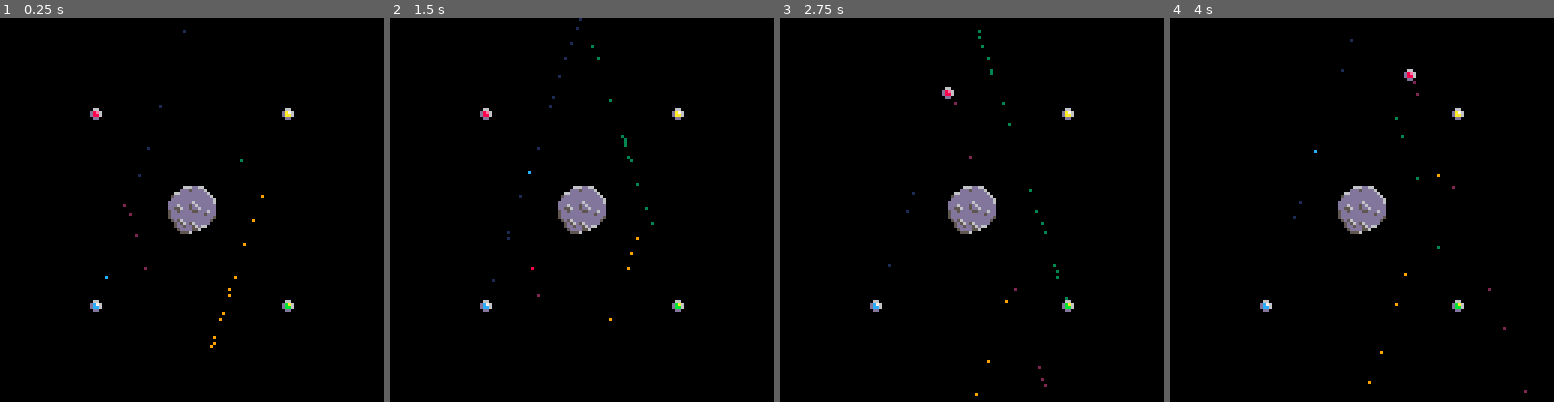
Above: before the commit, frames 1-4 (left to right).
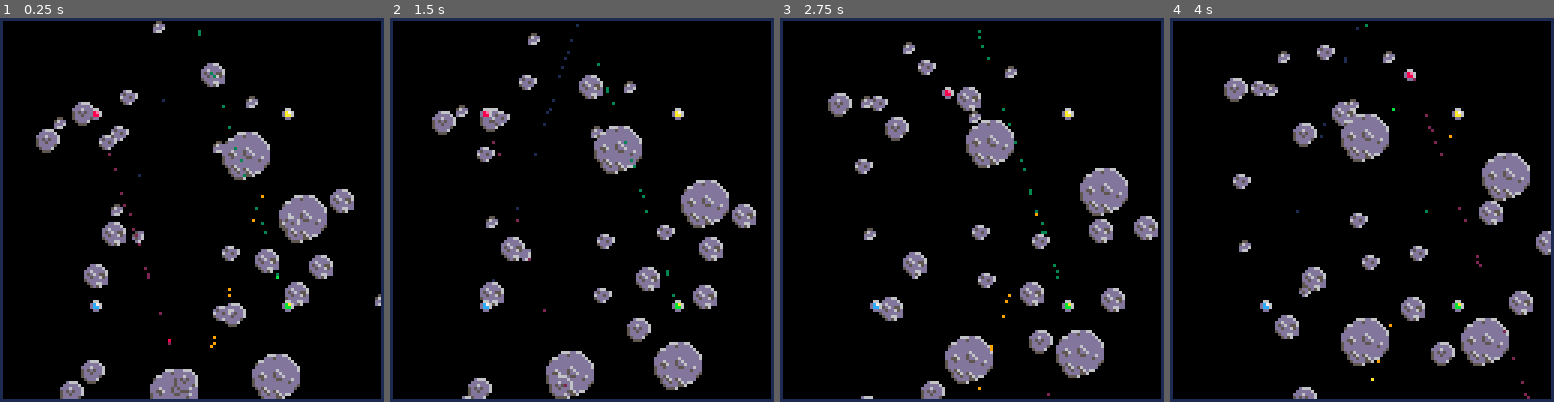
Above: after the commit, the same moments.

Repository: Ramito/PICO-8-Projects
Game: PICO-8 cartridge laserduel.p8
Two runs of this game, one before a commit and one after it. Both use one fixed random seed, a clock stepped at 60 frames per second and the inputs below.
Inputs:
- Up to frame 1 (0.25 s): no input
- Up to frame 2 (1.5 s): tap X (X key) at 0.33, 1.07 s; tap O (Z key) at 0.7 s
- Up to frame 3 (2.75 s): hold Right 1.6-2.1 s; tap O (Z key) at 1.7, 2.1, 2.5 s; tap X (X key) at 1.85 s; hold Up 2.15-2.42 s; hold Right from 2.47 s (still down)
- Up to frame 4 (4 s): tap O (Z key) at 2.9, 3.3, 3.7 s; tap X (X key) at 2.97 s; release Right at 3.03 s; hold Left 3.08-3.58 s; hold Down 3.63-3.97 s

The runs differ from the first frame. In frame 1, 14% of the frame differs, in the area x 0-100%, y 0-100%; in frame 2, 14%; in frame 3, 14%; in frame 4, 14%.

Commit message:
Spawning asteroids in the world. No asteroid sim yet.

Diff:
--- a/laserduel.p8
+++ b/laserduel.p8
@@ -14,6 +14,8 @@
 	spawn_ufo(96,32,0.7)
 	spawn_ufo(32,96,0.2)
 	spawn_ufo(96,96,-0.7)
+	setup_asteroids()
+	spawn_asteroids()
 end
 
 function _update60()
@@ -24,6 +26,7 @@
  		collide_ufos(ufos[i], ufos[j])
  	end
  end
+ foreach(all_asteroids,update_asteroid)
 --lasers
 	foreach(lasers,update_laser)
 	foreach(lasers,update_laser_hit)
@@ -31,26 +34,14 @@
 
 function _draw()
  cls(0)
+ foreach(all_asteroids,draw_asteroid)
  foreach(lasers,draw_laser)
  foreach(ufos,draw_ufo)
- spr(6,56,56,2,2)
+ rect(0,0,127,127,1)
 end
 
 -->8
 --ufo factory
-
-palettes={}
-palettes[1]={}
-palettes[2]={{8,10},{2,9},{14,7}}
-palettes[3]={{8,12},{2,1},{14,7}}
-palettes[4]={{8,11},{2,3},{14,10}}
-
-function apply_pal(indx)
- pal()
-	for v in all(palettes[indx]) do
-			pal(v[1],v[2])
-	end
-end
 
 function setup_ufos()
 --constants
@@ -289,15 +280,83 @@
 		circfill(dest.x,dest.y,2,8)
 	else
 		local o_d=origin-dest
-		local max_pts=0.174*sqrt(o_d:dot(o_d))
+		local max_pts=0.172*sqrt(o_d:dot(o_d))
 		local points=rnd(max_pts)
 		for i=1,points do
 			local alpha=rnd(1)
 			local c=2
-			if (rnd(1)<0.04) c=8
+			if (rnd(1)<0.06) c=8
 			local point=origin:scaled(alpha)+dest:scaled(1-alpha)
 		 pset(point.x,point.y,c)
 		end
+	end
+end
+-->8
+--asteroid
+
+ast_prot_map={}
+all_asteroids={}
+
+function register_ast(rad,spr_ind,spr_w)
+	local asteroid={}
+	asteroid.radius=rad
+	asteroid.sprite=spr_ind
+	asteroid.sprite_w=spr_w
+	add(ast_prot_map,asteroid)
+end
+
+function setup_asteroids()
+	register_ast(2,2,1)
+	register_ast(2,18,1)
+	register_ast(3,3,1)
+	register_ast(4,4,1)
+	register_ast(4,5,1)
+	register_ast(8,6,2)
+end
+
+function create_asteroid(x,y)
+	local pos=make_vec2(x,y)
+	local ast={}
+	ast.pos=pos
+	ast.vel=arg_vec2(rnd(1)):scaled(0.08)
+	local prot_ind=flr(rnd(#ast_prot_map))+1
+	ast.attrs=ast_prot_map[prot_ind]
+	add(all_asteroids,ast)
+end
+
+function spawn_asteroids()
+	for i=1,30 do
+		local x=rnd(128)
+		local y=rnd(128)
+		create_asteroid(x,y)
+	end
+end
+
+function update_asteroid(ast)
+	ast.pos+=ast.vel
+end
+
+function draw_asteroid(ast)
+ local attrs=ast.attrs
+	spr(attrs.sprite
+	,ast.pos.x-attrs.radius
+	,ast.pos.y-attrs.radius
+	,attrs.sprite_w
+	,attrs.sprite_w)
+end
+-->8
+--palette
+
+palettes={}
+palettes[1]={}
+palettes[2]={{8,10},{2,9},{14,7}}
+palettes[3]={{8,12},{2,1},{14,7}}
+palettes[4]={{8,11},{2,3},{14,10}}
+
+function apply_pal(indx)
+ pal()
+	for v in all(palettes[indx]) do
+			pal(v[1],v[2])
 	end
 end
 __gfx__
@@ -305,14 +364,14 @@
 00000000d8e600005dd60000d5ddd6000ddddd600ddddd600000ddd5dddd600005d5000000000000000000000000000000000000000000000000000000000000
 00700700d8860000d5d600006dd5d600dd6dddd6ddd6ddd60066ddddddddd6006d8d600000000000000000000000000000000000000000000000000000000000
 000770000dd000000d6000005dddd000d5d6d5565d5d5dd605dddddddddddd6005d5000000000000000000000000000000000000000000000000000000000000
-00077000000000000000055005d60000dd5dd65d5dd5ddd60dddddddddddddd60060000000000000000000000000000000000000000000000000000000000000
-0070070000000000000056dd000000005ddddddd5ddddd50dddddddd6dddddd60000006000000000000000000000000000000000000000000000000000000000
-00000000000000000000ddd60000000005dd66dd05ddd600ddd6ddd5d6dddddd00000d8600000000000000000000000000000000000000000000000000000000
-00000000000000000000d66000000000005d560000555000dd556dd5dd6ddddd000000d000000000000000000000000000000000000000000000000000000000
-0000000000000000000000000000000000000000000000005dd5dddd55ddd6dd0000000000000000000000000000000000000000000000000000000000000000
-0000000000000000000000000000000000000000000000005ddddddddddd5ddd0000000000000000000000000000000000000000000000000000000000000000
-0000000000000000000000000000000000000000000000005dddddddddddddd50000000000000000000000000000000000000000000000000000000000000000
-00000000000000000000000000000000000000000000000005d56ddddddddd500000000000000000000000000000000000000000000000000000000000000000
+00077000000000000000000005d60000dd5dd65d5dd5ddd60dddddddddddddd60060000000000000000000000000000000000000000000000000000000000000
+007007000000000000000000000000005ddddddd5ddddd50dddddddd6dddddd60000006000000000000000000000000000000000000000000000000000000000
+0000000000000000000000000000000005dd66dd05ddd600ddd6ddd5d6dddddd00000d8600000000000000000000000000000000000000000000000000000000
+00000000000000000000000000000000005d560000555000dd556dd5dd6ddddd000000d000000000000000000000000000000000000000000000000000000000
+0000000000000000055000000000000000000000000000005dd5dddd55ddd6dd0000000000000000000000000000000000000000000000000000000000000000
+000000000000000056dd00000000000000000000000000005ddddddddddd5ddd0000000000000000000000000000000000000000000000000000000000000000
+0000000000000000ddd600000000000000000000000000005dddddddddddddd50000000000000000000000000000000000000000000000000000000000000000
+0000000000000000d660000000000000000000000000000005d56ddddddddd500000000000000000000000000000000000000000000000000000000000000000
 000000000000000000000000000000000000000000000000005d56d56ddddd000000000000000000000000000000000000000000000000000000000000000000
 000000000000000000000000000000000000000000000000005dd5dd56d660000000000000000000000000000000000000000000000000000000000000000000
 0000000000000000000000000000000000000000000000000005dddd556000000000000000000000000000000000000000000000000000000000000000000000
